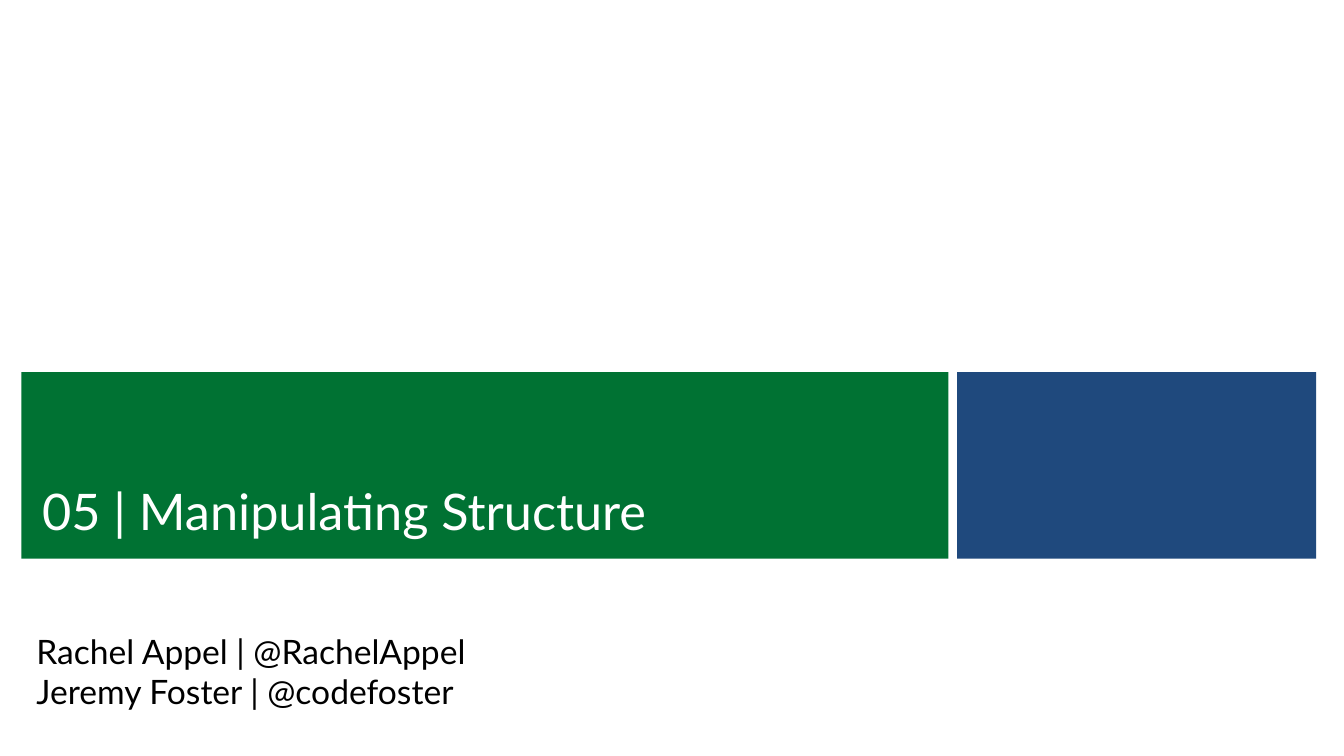
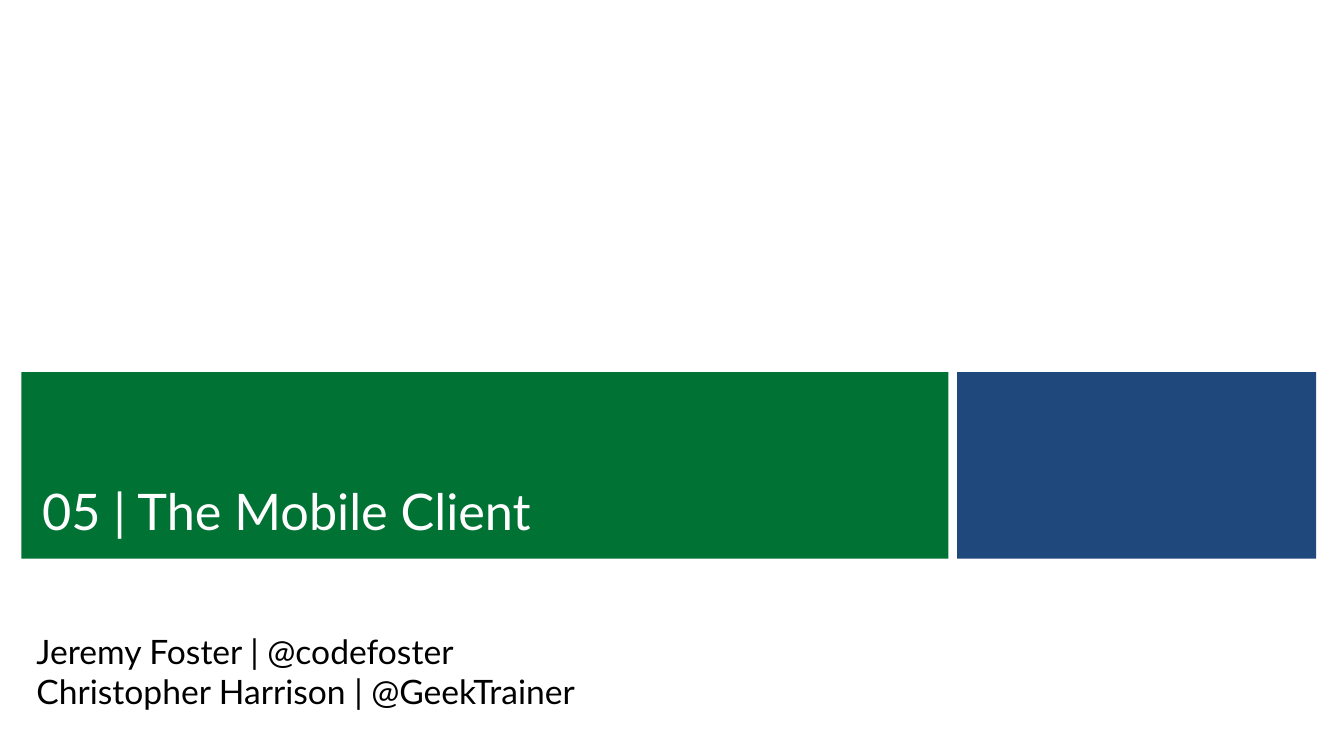
Before and after one commit to CharaD7/FrayedKnot, a slide deck: slide 3 of Slides/M5 Client.pptx. Drawn at 1344x756 pixels with LibreOffice and Linux fonts; fonts in the diff are those of the drawing; background and template pictures are left out. Boxes give left, top, right and bottom in pixels: in the first picture for what was removed or moved away, otherwise in the second. Text is boxed around its words. In the diff, an @@ line names an element or a change of style, - is before the commit and + after.

```diff
--- a/Slides/M5 Client.pptx
+++ b/Slides/M5 Client.pptx
@@ text at [42,493,531,531]: text changed @@
-05 | Manipulating Structure
+05 | The Mobile Client
@@ subtitle at [36,639,465,670]: paragraph removed @@
-Rachel Appel | @RachelAppel
@@ subtitle at [36,679,575,710]: paragraph added @@
+Christopher Harrison | @GeekTrainer
```
Also in this commit, not shown: 2 other slides changed, 6 other files.
